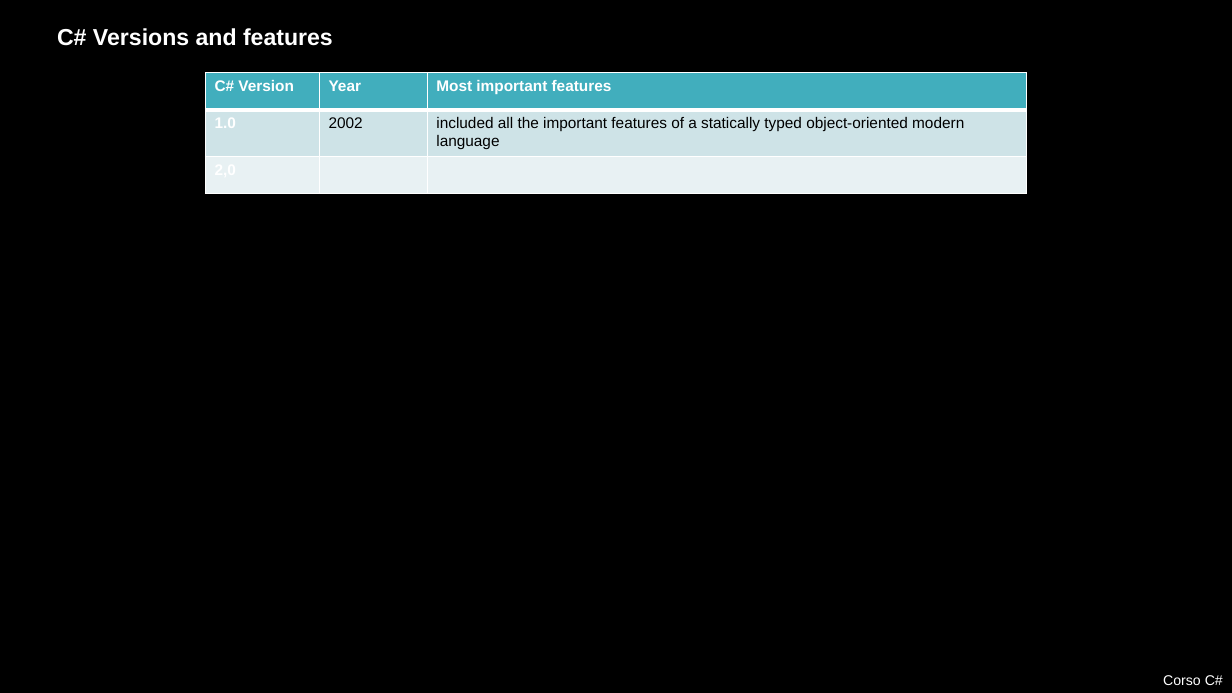
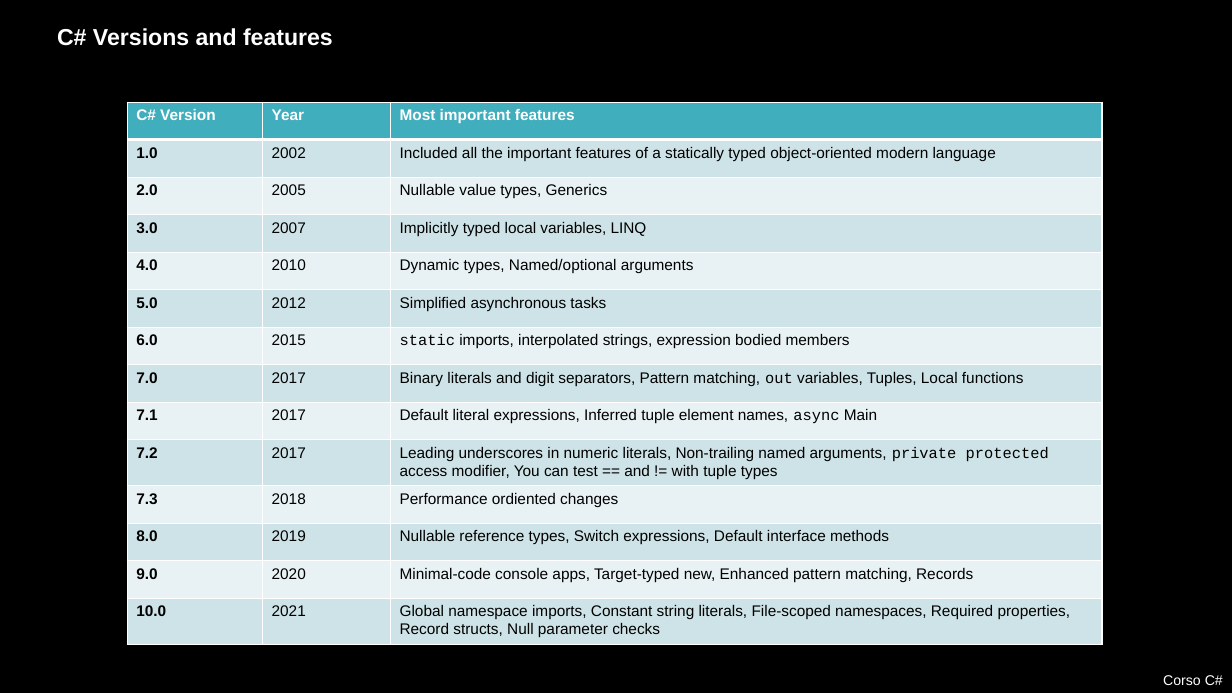
Before and after one commit to lunat/csharpcourse, a slide deck: slide 2 of 02.pptx (slide 1 before the commit). Drawn at 1232x693 pixels with LibreOffice and Linux fonts; fonts in the diff are those of the drawing; background and template pictures are left out. Boxes give left, top, right and bottom in pixels: in the first picture for what was removed or moved away, otherwise in the second. Text is boxed around its words. In the diff, an @@ line names an element or a change of style, - is before the commit and + after.

```diff
--- a/02.pptx
+++ b/02.pptx
@@ table at box(128, 103, 1102, 645) @@
-row 2: 1.0 | 2002 | included all the important features of a statically typed object-oriented modern language
-row 3: 2,0 |  | 
+row 2: 1.0 | 2002 | Included all the important features of a statically typed object-oriented modern language
+row 3: 2.0 | 2005 | Nullable value types, Generics
+row 4: 3.0 | 2007 | Implicitly typed local variables, LINQ
+row 5: 4.0 | 2010 | Dynamic types, Named/optional arguments
+row 6: 5.0 | 2012 | Simplified asynchronous tasks
+row 7: 6.0 | 2015 | static imports, interpolated strings, expression bodied members
+row 8: 7.0 | 2017 | Binary literals and digit separators, Pattern matching, out variables, Tuples, Local functions
+row 9: 7.1 | 2017 | Default literal expressions, Inferred tuple element names, async Main
+row 10: 7.2 | 2017 | Leading underscores in numeric literals, Non-trailing named arguments, private protected access modifier, You can test == and != with tuple types
+row 11: 7.3 | 2018 | Performance ordiented changes
+row 12: 8.0 | 2019 | Nullable reference types, Switch expressions, Default interface methods
+row 13: 9.0 | 2020 | Minimal-code console apps, Target-typed new, Enhanced pattern matching, Records
+row 14: 10.0 | 2021 | Global namespace imports, Constant string literals, File-scoped namespaces, Required properties, Record structs, Null parameter checks
@@ table: place and size @@
-table at box(205, 73, 1027, 194)
+table at box(128, 103, 1102, 645)
```
Also in this commit, not shown: 37 slides added.
